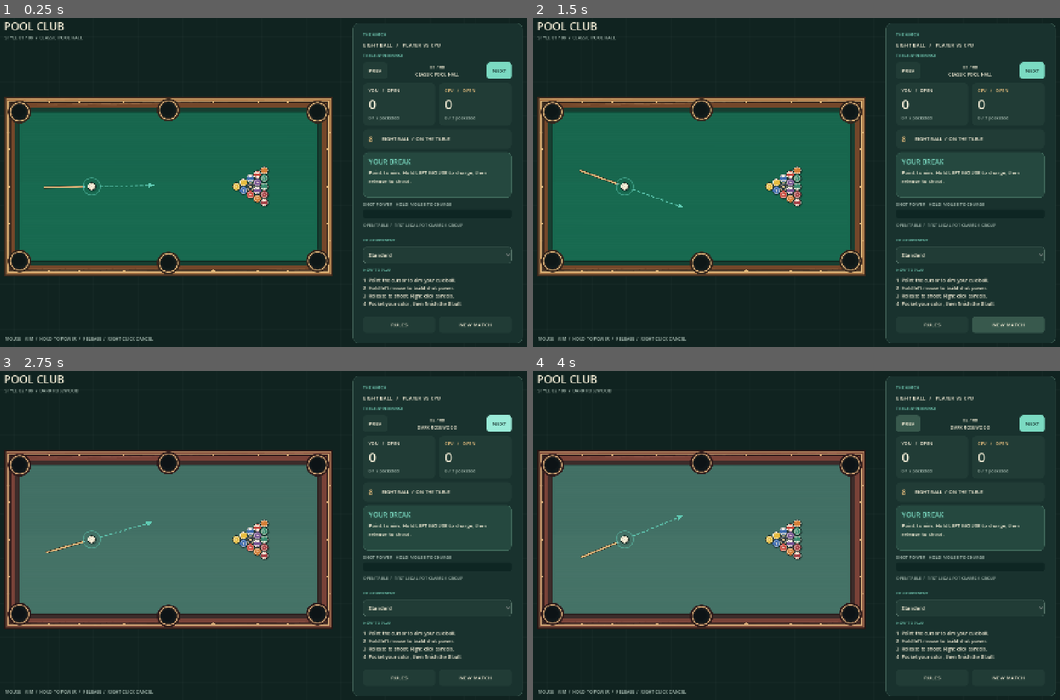
Above: before the commit, frames 1-4 (two rows, left to right).
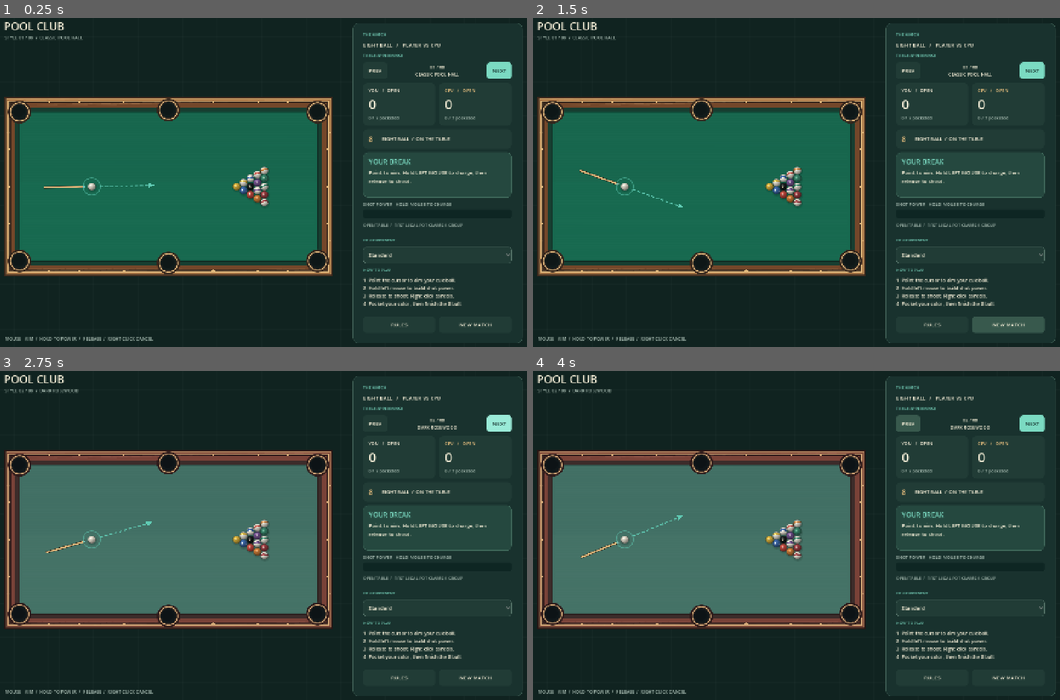
Above: after the commit, the same moments.

Repository: Tekknobot/pool-club
Game: Godot game, scene res://scenes/Main.tscn
Same seed, same stepped clock (60 frames per second), same inputs: the game is played once before the commit and once after it.
Inputs:
- Up to frame 1 (0.25 s): no input
- Up to frame 2 (1.5 s): click "NEW MATCH" at 0.5 s; click "NEW MATCH" at 1.25 s
- Up to frame 3 (2.75 s): click "NEXT" at 2 s
- Up to frame 4 (4 s): click "NEXT" at 2.75 s; click "PREV" at 3.5 s

The runs differ from the first frame. In frame 1, 0.4% of the frame differs, in the area x 16-51%, y 45-58%; in frame 2, 0.4%; in frame 3, 0.4%; in frame 4, 0.4%.

Commit message:
Poolball shader for realism.

Diff:
--- a/scripts/game.gd
+++ b/scripts/game.gd
@@ -366,6 +366,7 @@
 			var p := Vector2(655.0 + row * 21.1,PoolBoard.H * .5 + (float(index) - float(row)*.5)*24.25)
 			balls.append(_new_ball(n,p))
 	board.balls = balls
+	board.sync_ball_visuals()
 	board.cue_position = cue_ball["pos"]
 	board.aim_direction = Vector2.RIGHT
 	board.show_aim = true
@@ -387,7 +388,11 @@
 		col = palette[8]
 	elif number > 0:
 		col = palette[number if number < 8 else number - 8]
-	return {"id":number,"kind":kind,"pos":pos,"vel":Vector2.ZERO,"pocketed":false,"color":col}
+	# Start with subtle nonuniform surface orientations, like real racked balls.
+	var initial_spin := Quaternion(Vector3(0.0, 0.0, 1.0), randf_range(-0.28, 0.28))
+	if kind == "stripe":
+		initial_spin = (initial_spin * Quaternion(Vector3.RIGHT, randf_range(-0.18, 0.18))).normalized()
+	return {"id":number,"kind":kind,"pos":pos,"vel":Vector2.ZERO,"pocketed":false,"color":col,"roll":initial_spin}
 
 func _screen_to_board() -> Vector2:
 	return board.to_local(get_global_mouse_position())
@@ -451,7 +456,8 @@
 		if PHYSICS.clear_position(balls,mouse,0):
 			cue_ball["pos"] = mouse
 			board.cue_position = mouse
-			board.queue_redraw()
+			board.sync_ball_visuals()
+		board.queue_redraw()
 	elif phase == "cpu_think":
 		cpu_time -= delta
 		if cpu_time <= 0:
@@ -509,6 +515,7 @@
 		sound_pocket.play()
 	elif collision_sound and not sound_click.playing:
 		sound_click.play()
+	board.sync_ball_visuals()
 	board.queue_redraw()
 	if (shot_time > .28 and PHYSICS.is_still(balls)) or shot_time >= 15:
 		for b in balls:
@@ -594,6 +601,7 @@
 		else:
 			_set_status("CPU TURN","The computer is reading the table.")
 	_refresh_ui()
+	board.sync_ball_visuals()
 	board.queue_redraw()
 
 func _shot_potted(kind:String) -> bool:
--- a/scripts/pool_board.gd
+++ b/scripts/pool_board.gd
@@ -3,6 +3,8 @@
 
 # Identical visual vocabulary to Carrom: layered wood, soft ornament,
 # subtle grain, fine outlines, mint shot planning and flat lit tokens.
+const BALL_SHADER := preload("res://shaders/billiard_ball.gdshader")
+const BALL_TEXTURE_SIZE := 64
 const W := 900.0
 const H := 450.0
 const R := 12.0
@@ -31,6 +33,53 @@
 var cpu_target := Vector2.ZERO
 var cue_position := Vector2(220, 225)
 var ghost_position := Vector2(-1000,-1000)
+var _ball_sprite_texture: Texture2D
+var _ball_sprites: Dictionary = {}
+
+func _ready() -> void:
+	# Procedural white source image; the shader supplies the ball's entire appearance.
+	var image := Image.create_empty(BALL_TEXTURE_SIZE, BALL_TEXTURE_SIZE, false, Image.FORMAT_RGBA8)
+	image.fill(Color.WHITE)
+	_ball_sprite_texture = ImageTexture.create_from_image(image)
+	sync_ball_visuals()
+
+func sync_ball_visuals() -> void:
+	if _ball_sprite_texture == null:
+		return
+	for ball in balls:
+		var number: int = int(ball["id"])
+		if not _ball_sprites.has(number):
+			var sprite := Sprite2D.new()
+			sprite.name = "BilliardBall%02d" % number
+			sprite.texture = _ball_sprite_texture
+			sprite.centered = true
+			sprite.scale = Vector2.ONE * ((R * 2.0) / float(BALL_TEXTURE_SIZE))
+			sprite.texture_filter = CanvasItem.TEXTURE_FILTER_LINEAR
+			sprite.z_index = 1
+			var material := ShaderMaterial.new()
+			material.shader = BALL_SHADER
+			sprite.material = material
+			add_child(sprite)
+			_ball_sprites[number] = sprite
+		var ball_sprite: Sprite2D = _ball_sprites[number]
+		ball_sprite.visible = not bool(ball["pocketed"])
+		if not ball_sprite.visible:
+			continue
+		ball_sprite.position = ball["pos"]
+		var material: ShaderMaterial = ball_sprite.material as ShaderMaterial
+		var kind: String = ball["kind"]
+		var kind_index := 0
+		if kind == "stripe":
+			kind_index = 1
+		elif kind == "cue":
+			kind_index = 2
+		elif kind == "eight":
+			kind_index = 3
+		var spin: Quaternion = ball["roll"]
+		material.set_shader_parameter("ball_kind", kind_index)
+		material.set_shader_parameter("ball_color", ball["color"])
+		material.set_shader_parameter("ball_spin", Vector4(spin.x, spin.y, spin.z, spin.w))
+
 
 func set_style(index:int) -> void:
 	style_index = posmod(index, STYLE_NAMES.size())
@@ -41,7 +90,7 @@
 
 func _draw() -> void:
 	_draw_table()
-	_draw_balls()
+	_draw_ball_shadows()
 	_draw_aim()
 
 func _draw_table() -> void:
@@ -107,36 +156,21 @@
 func _diamond(pos:Vector2, color:Color, radius:float) -> void:
 	draw_colored_polygon(PackedVector2Array([pos + Vector2(0,-radius),pos + Vector2(radius,0),pos + Vector2(0,radius),pos + Vector2(-radius,0)]), color)
 
-func _draw_balls() -> void:
+func _draw_ball_shadows() -> void:
+	# Contact shadows are drawn *beneath* the rolling shader sprites.
+	# Their direction stays fixed while each sphere rotates independently.
 	for ball in balls:
 		if bool(ball["pocketed"]):
 			continue
 		var pos: Vector2 = ball["pos"]
-		var kind: String = ball["kind"]
-		var col: Color = ball["color"]
-		var edge := Color("#172724") if kind != "eight" else Color("#b6a680")
-		# Flat enamel disks outlined the same way as the Carrom coins.
-		draw_circle(pos + Vector2(1.7,2.3), R + .7, Color(0,0,0,.19), true, -1, true)
-		draw_circle(pos, R, edge, true, -1, true)
-		if kind == "cue":
-			draw_circle(pos + Vector2(-.5,-.6), R - 1.7, Color("#fcf5df"), true, -1, true)
-			draw_arc(pos, R - 3.8, 0, TAU, 40, Color("#c8c1aa"), 1.1, true)
-			draw_circle(pos, 2.0, Color("#d1cdbb"), true, -1, true)
-		elif kind == "stripe":
-			draw_circle(pos + Vector2(-.4,-.4), R - 1.6, Color("#f8f2df"), true, -1, true)
-			# Band only spans the interior of the white body, no numbers.
-			draw_rect(Rect2(pos.x - 9.8,pos.y - 4.7,19.6,9.4),col,true)
-			draw_arc(pos, R - 3.5, PI * .10, PI * .90, 18, Color(col, .7), 1.0, true)
-			draw_arc(pos, R - 3.5, PI * 1.10, PI * 1.90, 18, Color(col, .7), 1.0, true)
-		elif kind == "eight":
-			draw_circle(pos + Vector2(-.4,-.4), R - 1.6, Color("#283033"), true, -1, true)
-			draw_arc(pos, R - 3.5,0,TAU,40,Color("#758182"),1.0,true)
-			draw_circle(pos,3.1,Color("#e2cb93"),true,-1,true)
-		else:
-			draw_circle(pos + Vector2(-.4,-.4), R - 1.6, col, true, -1, true)
-			draw_arc(pos,R - 3.5,0,TAU,40,Color("#f6f1dc",.55),1.0,true)
-			draw_circle(pos,2.2,Color("#f7ebd8",.7),true,-1,true)
-		draw_circle(pos + Vector2(-R*.32,-R*.40),2.4,Color(1,1,1,.18),true,-1,true)
+		var speed: Vector2 = ball["vel"]
+		if speed.length_squared() > 240.0 * 240.0:
+			var backwards: Vector2 = -speed.normalized()
+			var trail_length := minf(speed.length() / 250.0, 6.0)
+			draw_line(pos + Vector2(1.4, 3.1) + backwards * trail_length, pos + Vector2(1.4, 3.1), Color(0.03, 0.08, 0.05, 0.085), 7.0, true)
+		draw_circle(pos + Vector2(1.5, 3.3), R + 3.2, Color(0.01, 0.025, 0.02, 0.045), true, -1, true)
+		draw_circle(pos + Vector2(1.2, 2.7), R + 1.4, Color(0.01, 0.025, 0.02, 0.10), true, -1, true)
+		draw_circle(pos + Vector2(0.8, 2.0), R - 1.4, Color(0, 0, 0, 0.085), true, -1, true)
 
 func _draw_aim() -> void:
 	if not show_aim:
--- a/scripts/pool_physics.gd
+++ b/scripts/pool_physics.gd
@@ -28,7 +28,14 @@
 		if v.length_squared() <= REST_EPS * REST_EPS:
 			b["vel"] = Vector2.ZERO
 			continue
-		b["pos"] = (b["pos"] as Vector2) + v * dt
+		var translation := v * dt
+		b["pos"] = (b["pos"] as Vector2) + translation
+		# Rolling without slipping: travel distance / radius determines spin.
+		# The rotation is on the sphere texture only; collision physics is unchanged.
+		if translation.length_squared() > 0.00001:
+			var axis := Vector3(translation.y, -translation.x, 0.0).normalized()
+			var previous_spin: Quaternion = b["roll"]
+			b["roll"] = (Quaternion(axis, translation.length() / R) * previous_spin).normalized()
 		var new_speed := maxf(0, v.length() - FRICTION * dt)
 		b["vel"] = v.normalized() * new_speed if new_speed > REST_EPS else Vector2.ZERO
 		if _pocket(b):
--- /dev/null
+++ b/shaders/billiard_ball.gdshader
@@ -0,0 +1,90 @@
+shader_type canvas_item;
+render_mode unshaded;
+
+// Small, glossy, painted resin spheres. The pigment follows the actual roll;
+// light and the contact shadow stay fixed in table coordinates.
+uniform vec4 ball_color : source_color = vec4(0.85, 0.24, 0.18, 1.0);
+uniform int ball_kind = 0;  // 0 solid, 1 stripe, 2 cue, 3 eight
+uniform vec4 ball_spin = vec4(0.0, 0.0, 0.0, 1.0); // world orientation quaternion
+
+vec3 sphere_local(vec3 n) {
+    // Quaternion inverse rotates the exposed hemisphere into paint space.
+    vec3 q = -ball_spin.xyz;
+    return n + 2.0 * cross(q, cross(q, n) + ball_spin.w * n);
+}
+
+float round_mark(vec3 surface, vec3 axis, float soft_radius) {
+    return smoothstep(soft_radius - 0.010, soft_radius + 0.004, dot(surface, normalize(axis)));
+}
+
+void fragment() {
+    vec2 xy = UV * 2.0 - vec2(1.0);
+    float r = length(xy);
+    if (r > 1.04) { discard; }
+
+    // The silhouette is softened by one screen pixel, not a blurred texture.
+    float feather = max(fwidth(r) * 0.65, 0.011);
+    float coverage = 1.0 - smoothstep(1.0 - feather, 1.0 + feather, r);
+    if (coverage < 0.004) { discard; }
+
+    vec3 normal = normalize(vec3(xy, sqrt(max(0.0, 1.0 - dot(xy, xy)))));
+    vec3 paint = normalize(sphere_local(normal));
+    vec3 cream = vec3(0.963, 0.945, 0.889);
+    vec3 color = ball_color.rgb;
+
+    if (ball_kind == 1) {
+        // A genuinely narrow painted latitude on the sphere, not a flat box.
+        // The stripe rolls over the near and far hemispheres as the ball moves.
+        // A slight latitude tilt is important: otherwise rolling in one
+        // common direction could spin around the stripe's symmetry axis,
+        // making it visually motionless despite real sphere rotation.
+        float latitude = abs(dot(paint, normalize(vec3(0.10, 0.95, 0.30))));
+        float band = 1.0 - smoothstep(0.185, 0.220, latitude);
+        color = mix(cream, color, band);
+        float band_edge = (1.0 - smoothstep(0.210, 0.238, latitude)) * smoothstep(0.15, 0.19, latitude);
+        color *= 1.0 - band_edge * 0.085;
+        // A tiny maker's dot travels with the colored band; no ball numbers.
+        float pip = round_mark(paint, vec3(0.23, 0.02, 0.973), 0.993);
+        color = mix(color, cream, pip * band * 0.81);
+    } else if (ball_kind == 2) {
+        color = cream * vec3(1.01, 1.0, 0.987);
+        // Restrained chalk / seam marking makes cue-ball spin perceptible.
+        float cue_pip = round_mark(paint, vec3(-0.20, -0.12, 0.97), 0.990);
+        color = mix(color, vec3(0.64, 0.76, 0.75), cue_pip * 0.65);
+        float cue_dot = round_mark(paint, vec3(0.46, 0.22, 0.86), 0.996);
+        color = mix(color, vec3(0.72, 0.75, 0.72), cue_dot * 0.31);
+    } else if (ball_kind == 3) {
+        color = vec3(0.085, 0.104, 0.108);
+        // Ivory accent in place of an 8 numeral.
+        float button = round_mark(paint, vec3(-0.13, 0.07, 0.98), 0.964);
+        float inner = round_mark(paint, vec3(-0.13, 0.07, 0.98), 0.992);
+        color = mix(color, vec3(0.86, 0.82, 0.68), button);
+        color = mix(color, vec3(0.12, 0.14, 0.15), inner);
+    } else {
+        // A subtle enamel inlay on solids is what makes their rolling readable.
+        float pip = round_mark(paint, vec3(-0.18, -0.08, 0.98), 0.987);
+        float core = round_mark(paint, vec3(-0.18, -0.08, 0.98), 0.995);
+        color = mix(color, cream, pip * 0.91);
+        color = mix(color, ball_color.rgb * 0.80, core * 0.45);
+        float second = round_mark(paint, vec3(0.56, 0.33, 0.76), 0.997);
+        color = mix(color, cream, second * 0.52);
+    }
+
+    // Fixed soft room lighting: highlights do not rotate with the paint.
+    vec3 light = normalize(vec3(-0.54, -0.66, 0.90));
+    float diffuse = max(dot(normal, light), 0.0);
+    float ambient = 0.55 + diffuse * 0.39;
+    ambient *= mix(0.70, 1.0, smoothstep(0.0, 0.65, normal.z));
+    ambient *= 1.0 - 0.075 * smoothstep(0.43, 1.0, xy.y);
+    vec3 shaded = color * ambient;
+
+    vec3 half_vector = normalize(light + vec3(0.0, 0.0, 1.0));
+    float highlight = max(dot(normal, half_vector), 0.0);
+    float glossy = pow(highlight, 48.0) * 0.30 + pow(highlight, 12.0) * 0.055;
+    vec3 highlight_color = vec3(1.0, 0.985, 0.91);
+    shaded += highlight_color * glossy;
+    // Tidy dark meniscus at the outer lip; no hard ink outline.
+    shaded *= 1.0 - 0.20 * smoothstep(0.87, 0.997, r);
+
+    COLOR = vec4(clamp(shaded, vec3(0.0), vec3(1.0)), coverage);
+}
Not shown, changed: .DS_Store
Not shown, added: BALL_VISUAL_NOTES.md
